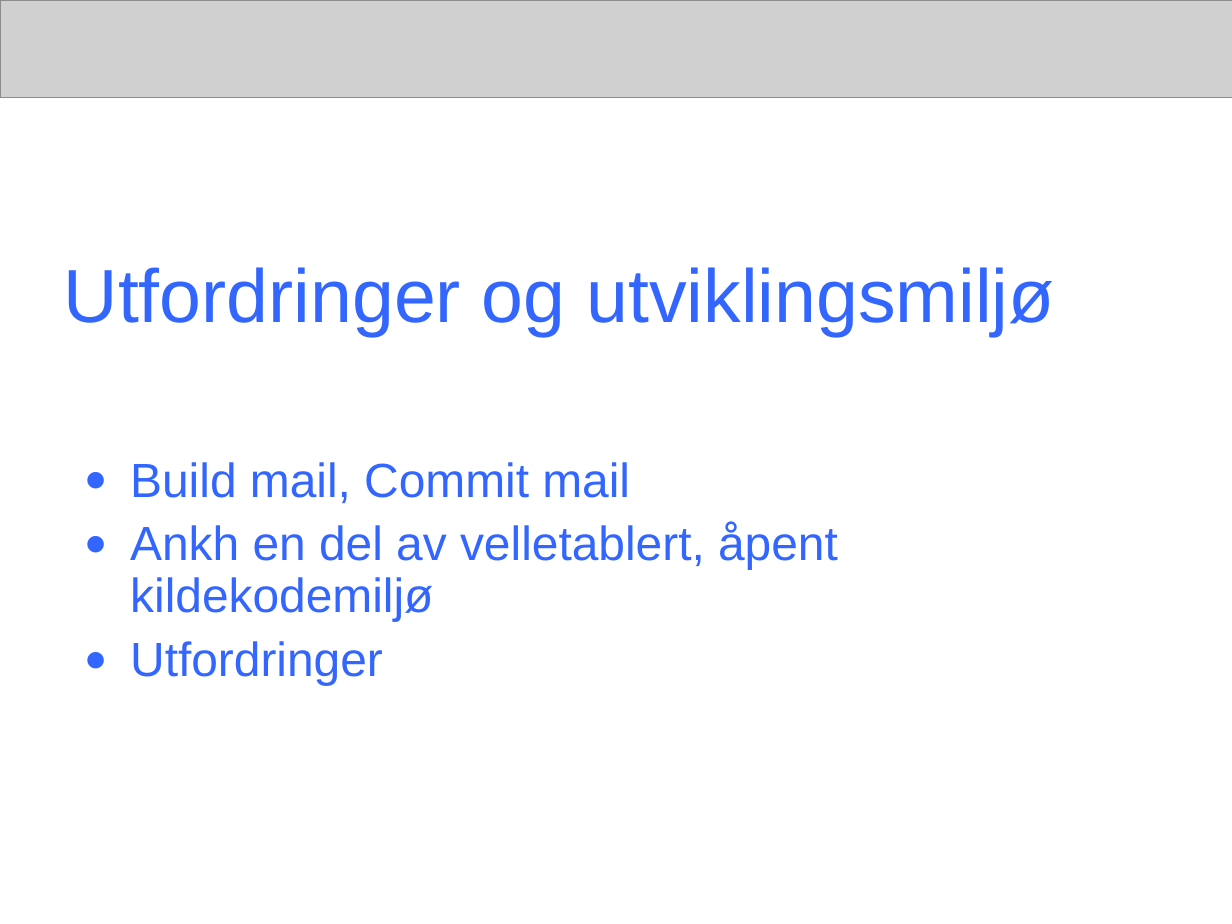
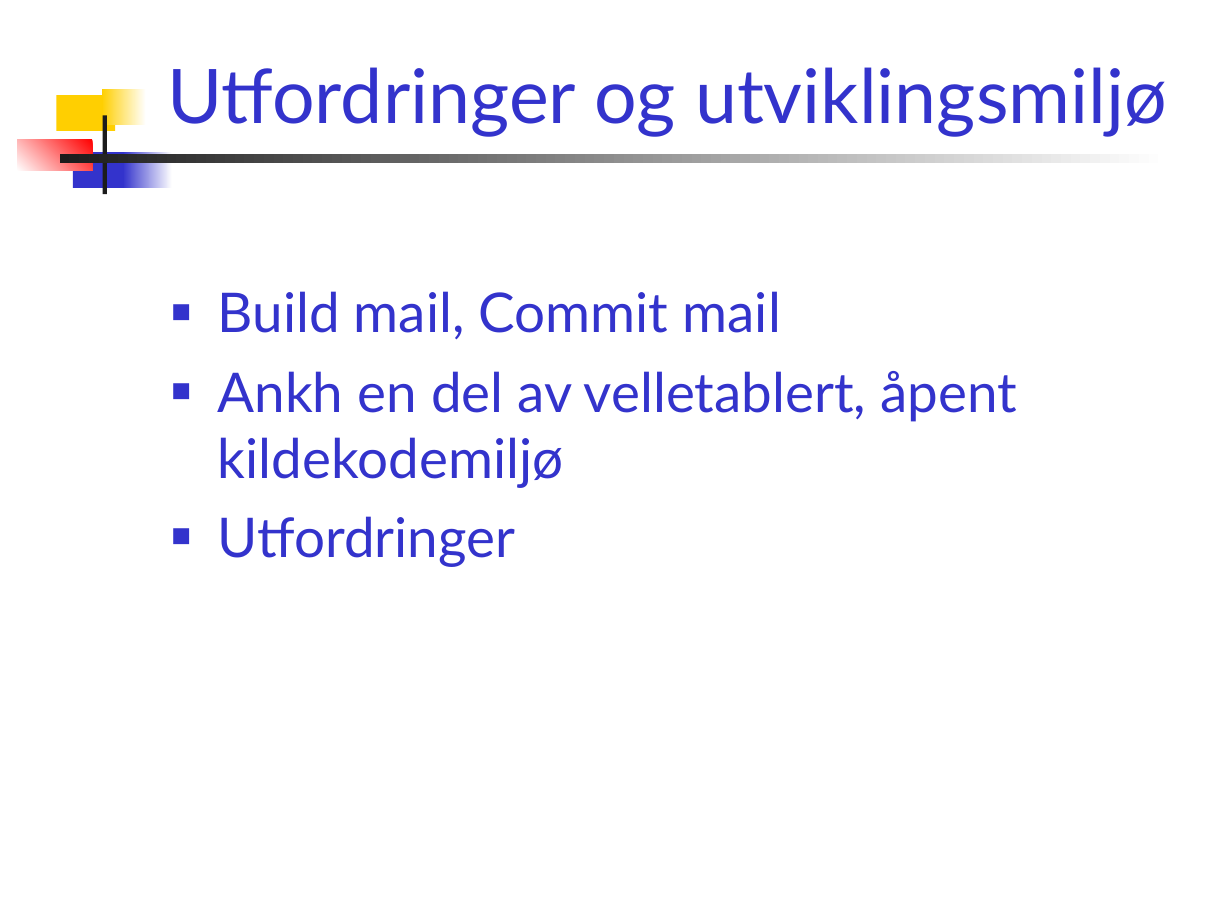
Before and after one commit to PhilJollans/AnkhSVN2019, a slide deck: slide 17 of doc/powerpoint/Subversion_addin_for_VS.NET.ppt. Drawn at 1232x924 pixels with LibreOffice and Linux fonts; fonts in the diff are those of the drawing; grey boxes stand for pictures. Boxes give left, top, right and bottom in pixels: in the first picture for what was removed or moved away, otherwise in the second. Text is boxed around its words. In the diff, an @@ line names an element or a change of style, - is before the commit and + after.

Commit message:
* Changed the layout back to a template.   Change the template if you want to make changes such as font, colour, bg image. * Added image of the work schedule. * Removed the banner. * Changed some text, and fixed typos.

```diff
--- a/doc/powerpoint/Subversion_addin_for_VS.NET.ppt
+++ b/doc/powerpoint/Subversion_addin_for_VS.NET.ppt
@@ picture removed at (0, 0, 1232, 97) @@
@@ title "Utfordringer og utviklingsmiljø": place and size @@
-title "Utfordringer og utviklingsmiljø" at (64, 267, 1054, 337)
+title "Utfordringer og utviklingsmiljø" at (167, 67, 1167, 136)
@@ title "Utfordringer og utviklingsmiljø" at (167, 67, 1167, 136): font Arial to Lato, text colour #3366FF to #3333CC; vertical alignment middle to bottom @@
@@ rectangle added at (102, 89, 147, 124), fill gradient #FFFFFF to #FFCF01 @@
@@ rectangle added at (57, 95, 116, 131), fill #FFCF01 @@
@@ rectangle added at (102, 116, 106, 195), fill #1C1C1C @@
@@ rectangle added at (17, 139, 92, 171), fill gradient #FF0000 to #FFFFFF @@
@@ rectangle added at (59, 154, 1168, 164), fill gradient #FFFFFF to #1C1C1C @@
@@ rectangle added at (73, 152, 129, 187), fill #3333CC @@
@@ rectangle added at (123, 152, 172, 187), fill gradient #FFFFFF to #3333CC @@
@@ text "Build mail, Commit mail": place and size @@
-text "Build mail, Commit mail" at (130, 462, 838, 685)
+text "Build mail, Commit mail" at (218, 291, 1017, 567)
@@ text "Build mail, Commit mail" at (218, 291, 1017, 567): size 28 to 32 pt, font Arial to Lato, text colour #3366FF to #3333CC; bullet ● to ■; line spacing 0.9 to 1; more space between paragraphs; bullet colour #3366FF to #3333CC @@
```
Also in this commit, not shown: 20 other slides changed, 1 slide added, 1 slide removed.
